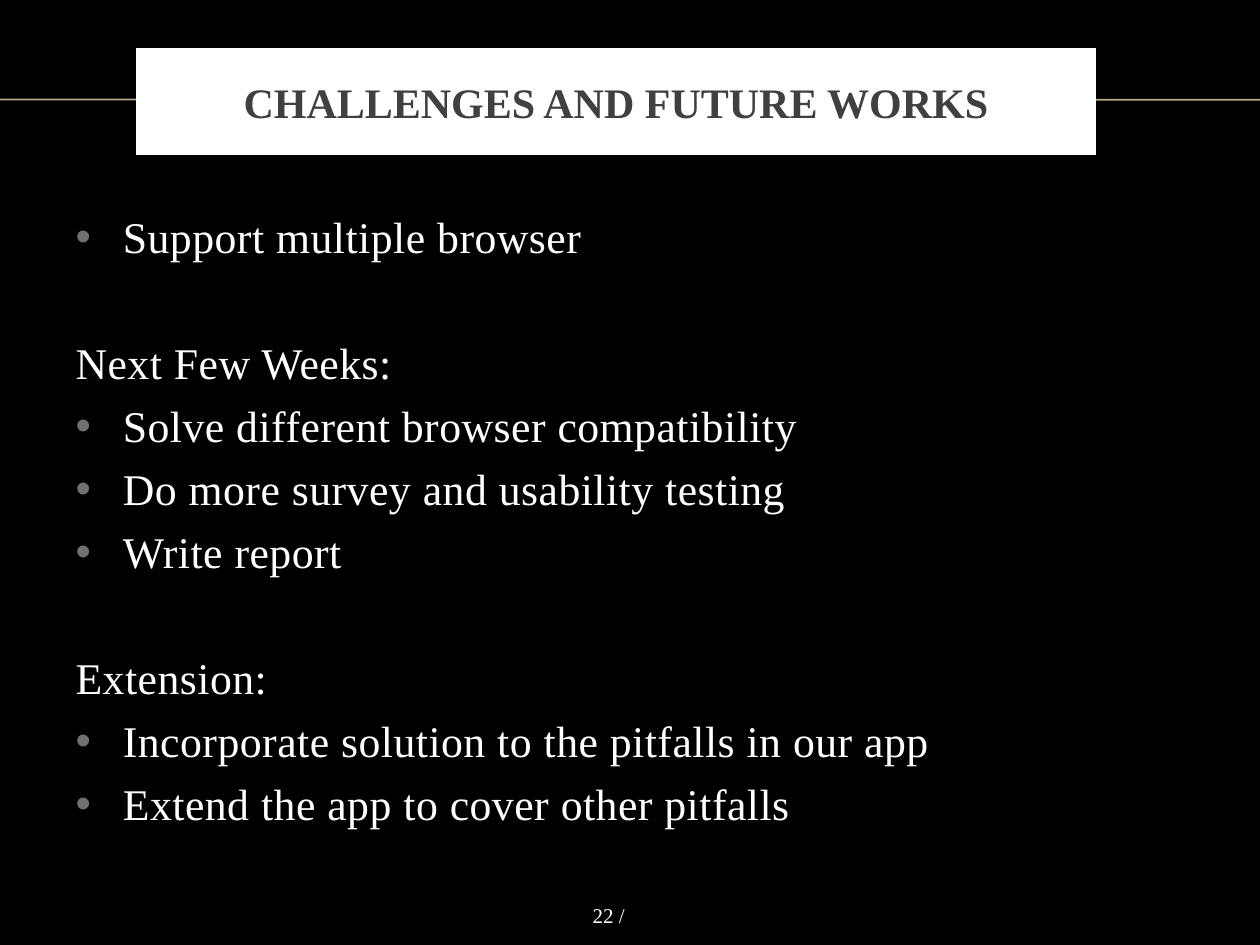
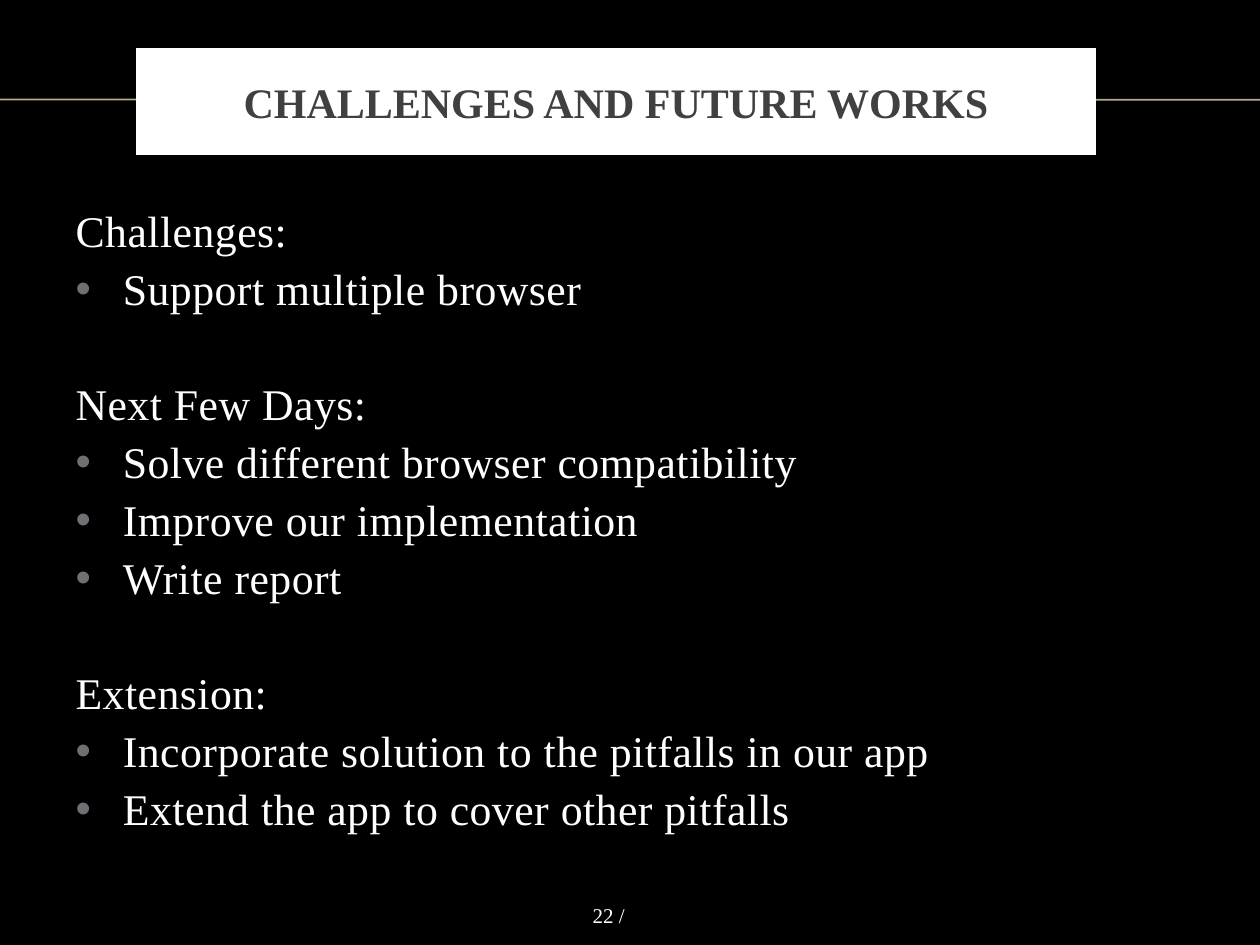
Before and after one commit to vong-srey/Paravantage, a slide deck: slide 22 of Presentation.pptx. Drawn at 1260x945 pixels with LibreOffice and Linux fonts; fonts in the diff are those of the drawing; background and template pictures are left out. Boxes give left, top, right and bottom in pixels: in the first picture for what was removed or moved away, otherwise in the second. Text is boxed around its words. In the diff, an @@ line names an element or a change of style, - is before the commit and + after.

```diff
--- a/Presentation.pptx
+++ b/Presentation.pptx
@@ text at bbox=[76, 216, 287, 256]: paragraph added @@
+Challenges:
@@ text at bbox=[76, 274, 928, 833]: line spacing 1 to 0.9 @@
@@ text at bbox=[76, 391, 366, 429]: text changed @@
-Next Few Weeks:
+Next Few Days:
@@ text at bbox=[123, 505, 638, 544]: text changed @@
-• Do more survey and usability testing
+• Improve our implementation
```
Also in this commit, not shown: 5 other slides changed, 1 slide added, 2 slides removed.
